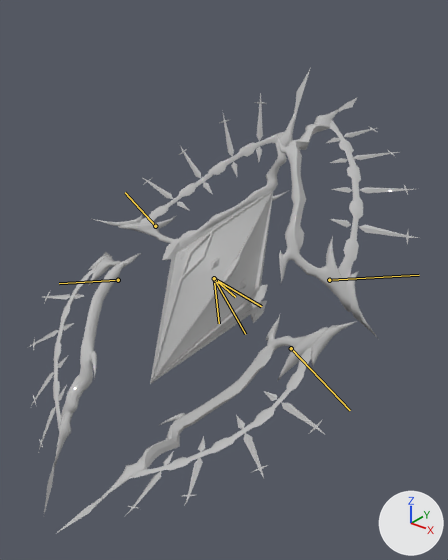
The FBX model Branch/Assets/_ProjectAssets/04. Animations/Monster/Amon/Amon_Phase_1_Spin_End.fbx as it was, and as the next commit left it.
Both versions are drawn from a camera (50 mm lens) standing at (2.21, -2.68, 3.66) and looking at (0.06, 0.01, 1.99). Arrows for +X, +Y and +Z are at lower right; the lights stay in place. Both versions are drawn at frame 7 of the action 'Main_Boos_Phase_1'; the numbers are the values there. The bones that bend it are drawn over the model as lines.

In view in the first picture: 'Core', 'Weapon_A', 'Weapon_B', 'Weapon_C', 'Weapon_D'.
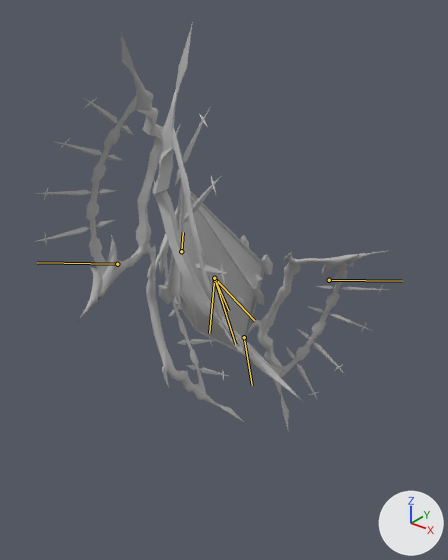
Location of each change, (x1, y1, x2, y2) in pixels of the pictures (448 x 560 px):
'Core', posed (7% narrower, 12% shorter)
    before: (150, 189, 274, 384)
    after: (158, 183, 273, 354)
'Weapon_D', posed (50% narrower, 74% taller)
    before: (57, 315, 357, 533)
    after: (152, 22, 303, 402)
'Weapon_A', posed (33% narrower, 64% taller)
    before: (93, 70, 310, 246)
    after: (34, 33, 180, 322)
'Weapon_C', posed (25% shorter)
    before: (277, 97, 419, 338)
    after: (249, 250, 391, 430)
'Weapon_B', posed (12% narrower, 18% shorter)
    before: (29, 252, 141, 517)
    after: (146, 206, 244, 422)
bone 'Bone_Weapon_C', root to tip
    before: (329, 280) to (419, 275)
    after: (329, 280) to (402, 281)
bone 'Bone_Weapon_B', root to tip
    before: (118, 280) to (59, 283)
    after: (181, 251) to (183, 232)
bone 'Bone_Weapon_A', root to tip
    before: (155, 226) to (125, 192)
    after: (117, 264) to (37, 262)
bone 'Bone_Weapon_D', root to tip
    before: (291, 348) to (350, 410)
    after: (244, 337) to (252, 385)

The edits, one by one:
Object 'Roof' (bone_rig_object) turns from (36, 0, 0) to (23, 0, 0) degrees about its own x, y and z.
Bone 'Bone_Weapon_C' (bone_bone_weapon_c) moves from (0.0, 0.0, 0.0) to (12.3, -3.6, 9.8).
Bone 'Bone_Weapon_C' (bone_bone_weapon_c) turns from (0, 0, 0) to (-90, -112, 67) degrees about its own x, y and z.
Bone 'Bone_Weapon_B' (bone_bone_weapon_b) moves from (0.0, 0.0, 0.0) to (-23.2, -18.1, 9.8).
Bone 'Bone_Weapon_B' (bone_bone_weapon_b) turns from (0, 0, 0) to (90, -68, -23) degrees about its own x, y and z.
Bone 'Bone_Weapon_A' (bone_bone_weapon_a) moves from (0.0, 0.0, 0.0) to (-23.2, -18.1, 9.8).
Bone 'Bone_Weapon_A' (bone_bone_weapon_a) turns from (0, 0, 0) to (90, -68, -23) degrees about its own x, y and z.
Bone 'MainBone' (bone_mainbone) turns from (0, 0, 0) to (0, 90, 0) degrees about its own x, y and z.
Bone 'Bone_Weapon_D' (bone_bone_weapon_d) moves from (0.0, 0.0, 0.0) to (12.3, -3.6, 9.8).
Bone 'Bone_Weapon_D' (bone_bone_weapon_d) turns from (0, 0, 0) to (-90, -112, 67) degrees about its own x, y and z.
